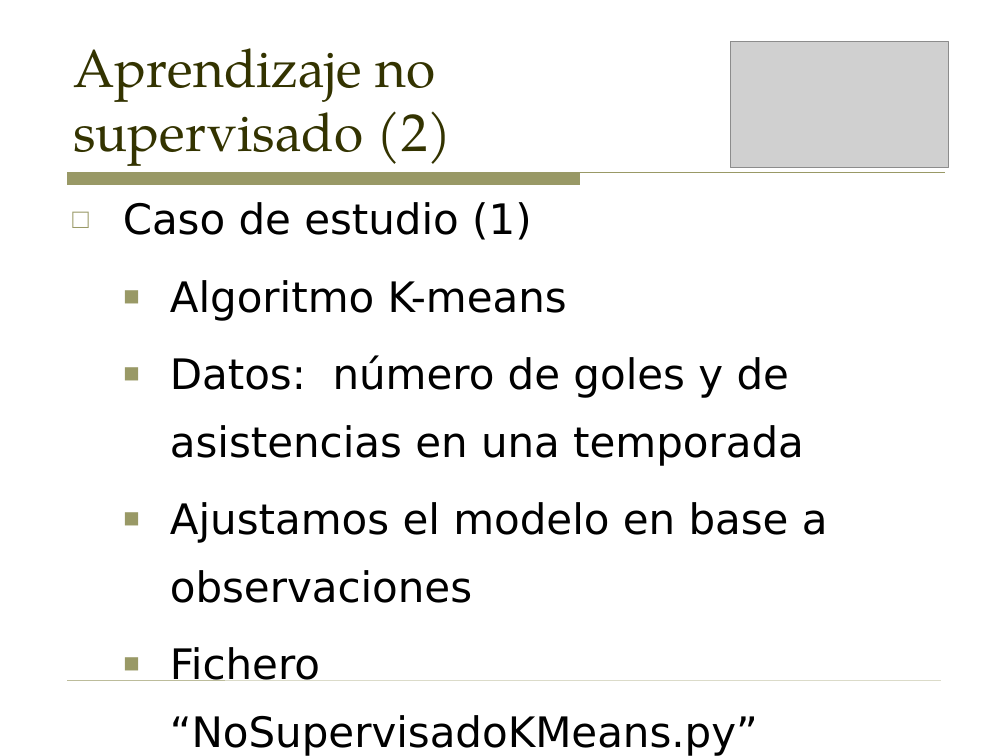
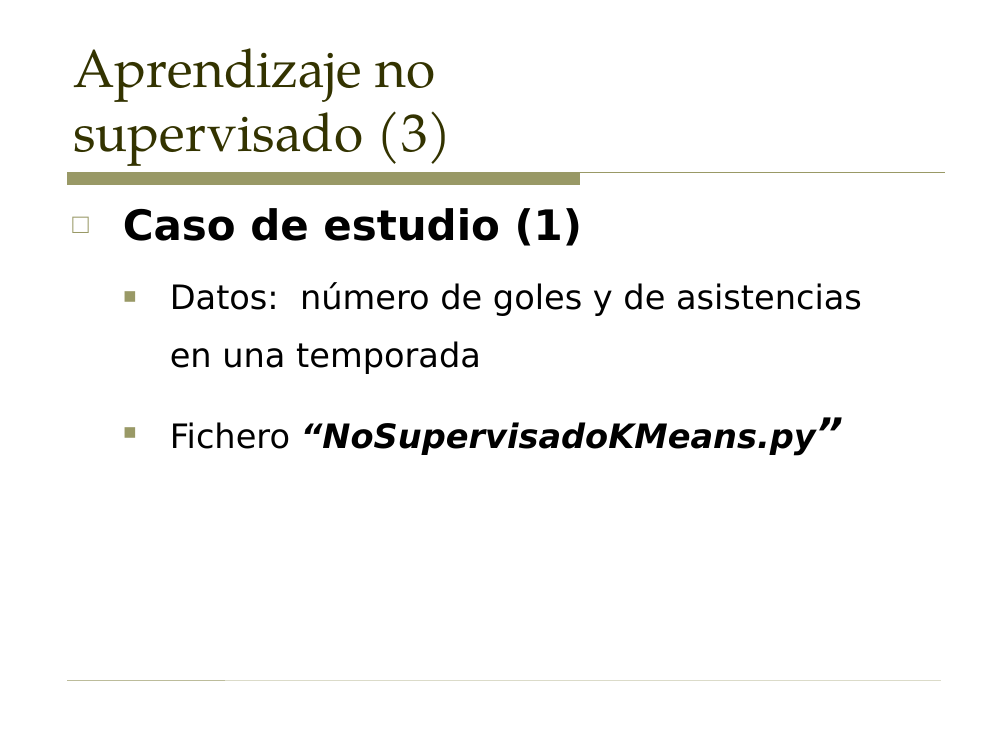
Before and after one commit to sergarb1/TallerAprendizajeAutomaticoPython, a slide deck: slide 33 of Taller - Introduccion al aprendizaje automatico (Supervisado y no supervisado).odp (slide 18 before the commit). Drawn at 1008x756 pixels with LibreOffice and Linux fonts; fonts in the diff are those of the drawing; grey boxes stand for pictures. Boxes give left, top, right and bottom in pixels: in the first picture for what was removed or moved away, otherwise in the second. Text is boxed around its words. In the diff, an @@ line names an element or a change of style, - is before the commit and + after.

```diff
--- a/Taller - Introduccion al aprendizaje automatico (Supervisado y no supervisado).odp
+++ b/Taller - Introduccion al aprendizaje automatico (Supervisado y no supervisado).odp
@@ title at [73,48,452,166]: text changed @@
-Aprendizaje no
-supervisado (2)
+Aprendizaje no
+supervisado (3)
@@ picture removed at [730,41,949,167] @@
@@ text "Caso de estudio (1)" at [123,208,862,455]: bold on in "Caso de estudio (1)", "“NoSupervisadoKMeans.py”"; size 30 to 24 pt in "Datos: número de goles y de asistencias ...", "Fichero “NoSupervisadoKMeans.py”"; italic on in "“NoSupervisadoKMeans.py”"; line spacing 0.9 to 1; line spacing 1.35 to 1.45 @@
@@ text at [170,280,567,321]: paragraph removed @@
-  ■ Algoritmo K-means
@@ text at [170,502,828,603]: paragraph removed @@
-  ■ Ajustamos el modelo en base a observaciones
```
Also in this commit, not shown: 19 other slides changed, 16 slides added, 1 other file.
